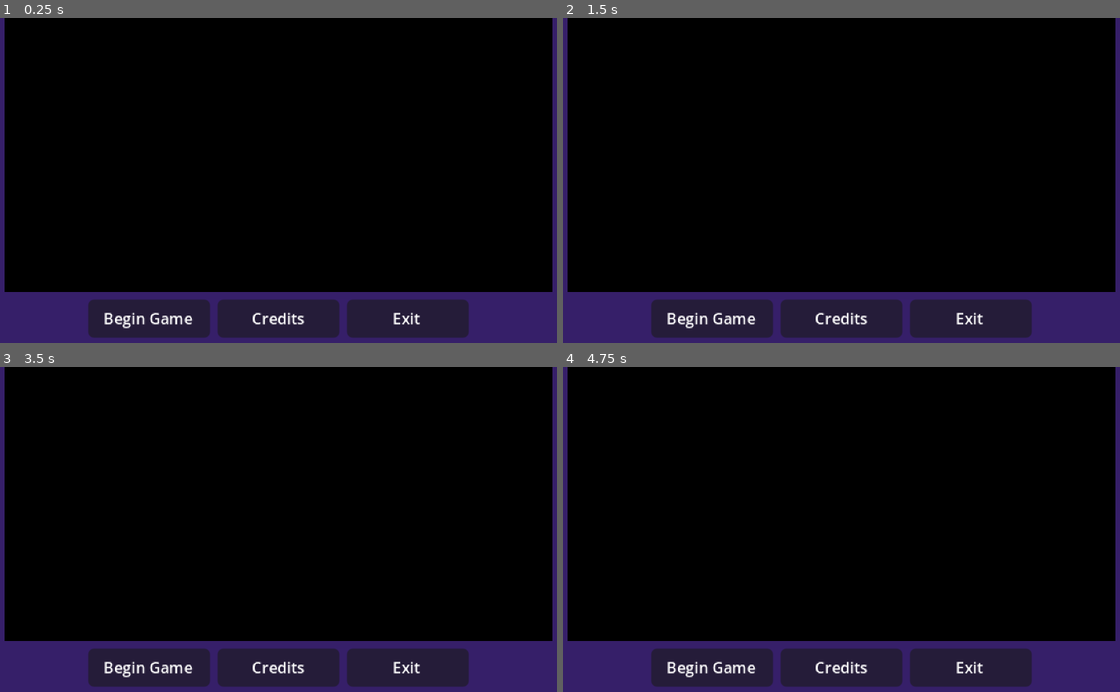
Above: before the commit, frames 1-4 (two rows, left to right).
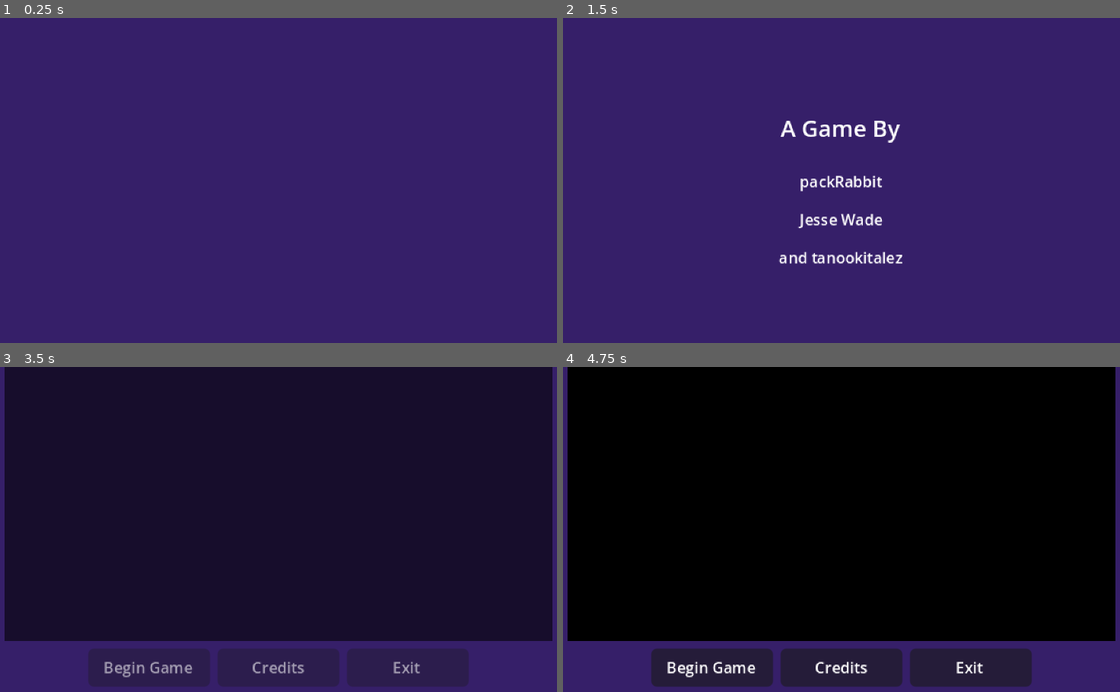
Above: after the commit, the same moments.

Repository: Zazorah/secret-santa-2025
Game: Godot game, scene res://Menus/Title Screen/Menu_TitleScreen.tscn
Same seed, same stepped clock (60 frames per second), same inputs: the game is played once before the commit and once after it. This scene is started directly instead of the project's main scene.
Inputs (mouse positions are in pixels of both pictures, inside the frame that each line leads up to):
- Up to frame 1 (0.25 s): no input
- Up to frame 2 (1.5 s): move the mouse to (975, 167) at 0.52 s; hold Space (advance_text) 0.53-1.28 s; hold D (move_right) from 0.53 s (still down); tap Enter at 1.25 s; move the mouse to (718, 203) at 1.27 s; tap Shift (beam) at 1.35 s
- Up to frame 3 (3.5 s): tap Space (advance_text) at 2 s; move the mouse to (339, 461) at 2.02 s; release D (move_right) at 2.03 s; hold A (move_left) 2.03-2.78 s; hold W (interact) 2.03-2.78 s; move the mouse to (250, 601) at 2.77 s; hold D (move_right) from 2.78 s (still down); tap Mouse wheel up (zoom_in) at 2.85 s
- Up to frame 4 (4.75 s): move the mouse to (1025, 584) at 3.52 s; hold Mouse wheel down (zoom_out) 3.53-4.28 s; tap Enter at 4.25 s; move the mouse to (657, 484) at 4.27 s; release D (move_right) at 4.28 s; hold A (move_left) from 4.28 s (still down); tap Space (advance_text) at 4.35 s

The runs differ from the first frame. In frame 1, 91% of the frame differs, in the area x 0-100%, y 0-99%; in frame 2, 91%; in frame 3, 83%; in frame 4, nothing differs.

Commit message:
Basic Entrance

Diff:
--- a/Menus/Title Screen/Menu_TitleScreen.tscn
+++ b/Menus/Title Screen/Menu_TitleScreen.tscn
@@ -181,7 +181,15 @@
 grow_vertical = 2
 script = ExtResource("1_lelv7")
 
-[node name="VBoxContainer" type="VBoxContainer" parent="."]
+[node name="Credits" type="Control" parent="."]
+layout_mode = 1
+anchors_preset = 15
+anchor_right = 1.0
+anchor_bottom = 1.0
+grow_horizontal = 2
+grow_vertical = 2
+
+[node name="VBoxContainer" type="VBoxContainer" parent="Credits"]
 layout_mode = 1
 anchors_preset = 13
 anchor_left = 0.5
@@ -189,22 +197,100 @@
 anchor_bottom = 1.0
 grow_horizontal = 2
 grow_vertical = 2
-
-[node name="Logo" type="Control" parent="VBoxContainer"]
+alignment = 1
+
+[node name="A Game By" type="Control" parent="Credits/VBoxContainer"]
+custom_minimum_size = Vector2(128, 32)
+layout_mode = 2
+
+[node name="RichTextLabel" type="RichTextLabel" parent="Credits/VBoxContainer/A Game By"]
+layout_mode = 1
+anchors_preset = 15
+anchor_right = 1.0
+anchor_bottom = 1.0
+grow_horizontal = 2
+grow_vertical = 2
+theme_override_font_sizes/normal_font_size = 12
+text = "A Game By"
+fit_content = true
+horizontal_alignment = 1
+vertical_alignment = 1
+
+[node name="packRabbit" type="Control" parent="Credits/VBoxContainer"]
+custom_minimum_size = Vector2(128, 16)
+layout_mode = 2
+
+[node name="RichTextLabel" type="RichTextLabel" parent="Credits/VBoxContainer/packRabbit"]
+layout_mode = 1
+anchors_preset = 15
+anchor_right = 1.0
+anchor_bottom = 1.0
+grow_horizontal = 2
+grow_vertical = 2
+theme_override_font_sizes/normal_font_size = 8
+text = "packRabbit"
+fit_content = true
+horizontal_alignment = 1
+vertical_alignment = 1
+
+[node name="Jesse Wade" type="Control" parent="Credits/VBoxContainer"]
+custom_minimum_size = Vector2(128, 16)
+layout_mode = 2
+
+[node name="RichTextLabel" type="RichTextLabel" parent="Credits/VBoxContainer/Jesse Wade"]
+layout_mode = 1
+anchors_preset = 15
+anchor_right = 1.0
+anchor_bottom = 1.0
+grow_horizontal = 2
+grow_vertical = 2
+theme_override_font_sizes/normal_font_size = 8
+text = "Jesse Wade"
+fit_content = true
+horizontal_alignment = 1
+vertical_alignment = 1
+
+[node name="tanookitalez" type="Control" parent="Credits/VBoxContainer"]
+custom_minimum_size = Vector2(128, 16)
+layout_mode = 2
+
+[node name="RichTextLabel" type="RichTextLabel" parent="Credits/VBoxContainer/tanookitalez"]
+layout_mode = 1
+anchors_preset = 15
+anchor_right = 1.0
+anchor_bottom = 1.0
+grow_horizontal = 2
+grow_vertical = 2
+theme_override_font_sizes/normal_font_size = 8
+text = "and tanookitalez"
+fit_content = true
+horizontal_alignment = 1
+vertical_alignment = 1
+
+[node name="Menu" type="VBoxContainer" parent="."]
+layout_mode = 1
+anchors_preset = 13
+anchor_left = 0.5
+anchor_right = 0.5
+anchor_bottom = 1.0
+grow_horizontal = 2
+grow_vertical = 2
+
+[node name="Logo" type="Control" parent="Menu"]
 custom_minimum_size = Vector2(0, 144)
 layout_mode = 2
 
-[node name="TextureRect" type="AnimatedSprite2D" parent="VBoxContainer/Logo"]
+[node name="TextureRect" type="AnimatedSprite2D" parent="Menu/Logo"]
 scale = Vector2(0.25, 0.25)
 sprite_frames = SubResource("SpriteFrames_inut7")
-frame_progress = 0.5984558
+frame_progress = 0.84319973
 offset = Vector2(0, 288)
 
-[node name="Options" type="Control" parent="VBoxContainer"]
+[node name="Options" type="Control" parent="Menu"]
 layout_mode = 2
 size_flags_horizontal = 4
 
-[node name="HBoxContainer" type="HBoxContainer" parent="VBoxContainer/Options"]
+[node name="HBoxContainer" type="HBoxContainer" parent="Menu/Options"]
 layout_mode = 1
 anchors_preset = 5
 anchor_left = 0.5
@@ -214,13 +300,13 @@
 grow_horizontal = 2
 alignment = 1
 
-[node name="Begin Option" type="Control" parent="VBoxContainer/Options/HBoxContainer"]
-custom_minimum_size = Vector2(64, 0)
+[node name="Begin Option" type="Control" parent="Menu/Options/HBoxContainer"]
+custom_minimum_size = Vector2(64, 20)
 layout_mode = 2
 size_flags_horizontal = 6
 size_flags_vertical = 0
 
-[node name="PanelContainer" type="PanelContainer" parent="VBoxContainer/Options/HBoxContainer/Begin Option"]
+[node name="PanelContainer" type="PanelContainer" parent="Menu/Options/HBoxContainer/Begin Option"]
 layout_mode = 1
 anchors_preset = 5
 anchor_left = 0.5
@@ -230,7 +316,7 @@
 offset_bottom = 20.0
 grow_horizontal = 2
 
-[node name="RichTextLabel" type="RichTextLabel" parent="VBoxContainer/Options/HBoxContainer/Begin Option/PanelContainer"]
+[node name="RichTextLabel" type="RichTextLabel" parent="Menu/Options/HBoxContainer/Begin Option/PanelContainer"]
 layout_mode = 2
 theme_override_font_sizes/normal_font_size = 8
 text = "Begin Game"
@@ -238,13 +324,13 @@
 horizontal_alignment = 1
 vertical_alignment = 1
 
-[node name="Credits Option" type="Control" parent="VBoxContainer/Options/HBoxContainer"]
-custom_minimum_size = Vector2(64, 0)
+[node name="Credits Option" type="Control" parent="Menu/Options/HBoxContainer"]
+custom_minimum_size = Vector2(64, 20)
 layout_mode = 2
 size_flags_horizontal = 6
 size_flags_vertical = 0
 
-[node name="PanelContainer" type="PanelContainer" parent="VBoxContainer/Options/HBoxContainer/Credits Option"]
+[node name="PanelContainer" type="PanelContainer" parent="Menu/Options/HBoxContainer/Credits Option"]
 layout_mode = 1
 anchors_preset = 5
 anchor_left = 0.5
@@ -254,7 +340,7 @@
 offset_bottom = 20.0
 grow_horizontal = 2
 
-[node name="RichTextLabel" type="RichTextLabel" parent="VBoxContainer/Options/HBoxContainer/Credits Option/PanelContainer"]
+[node name="RichTextLabel" type="RichTextLabel" parent="Menu/Options/HBoxContainer/Credits Option/PanelContainer"]
 layout_mode = 2
 theme_override_font_sizes/normal_font_size = 8
 text = "Credits"
@@ -262,13 +348,13 @@
 horizontal_alignment = 1
 vertical_alignment = 1
 
-[node name="Exit Option" type="Control" parent="VBoxContainer/Options/HBoxContainer"]
-custom_minimum_size = Vector2(64, 0)
+[node name="Exit Option" type="Control" parent="Menu/Options/HBoxContainer"]
+custom_minimum_size = Vector2(64, 20)
 layout_mode = 2
 size_flags_horizontal = 6
 size_flags_vertical = 0
 
-[node name="PanelContainer" type="PanelContainer" parent="VBoxContainer/Options/HBoxContainer/Exit Option"]
+[node name="PanelContainer" type="PanelContainer" parent="Menu/Options/HBoxContainer/Exit Option"]
 layout_mode = 1
 anchors_preset = 5
 anchor_left = 0.5
@@ -278,7 +364,7 @@
 offset_bottom = 20.0
 grow_horizontal = 2
 
-[node name="RichTextLabel" type="RichTextLabel" parent="VBoxContainer/Options/HBoxContainer/Exit Option/PanelContainer"]
+[node name="RichTextLabel" type="RichTextLabel" parent="Menu/Options/HBoxContainer/Exit Option/PanelContainer"]
 layout_mode = 2
 theme_override_font_sizes/normal_font_size = 8
 text = "Exit"
--- a/Menus/Title Screen/TitleScreenController.gd
+++ b/Menus/Title Screen/TitleScreenController.gd
@@ -1,3 +1,64 @@
 extends Control
 
 ## Controller class for the Title Screen UI.
+
+# Root references
+@onready var credits_root := $Credits
+@onready var menu_root := $Menu
+
+# Node references
+@onready var logo = $Menu/Logo
+
+func _ready() -> void:
+	# Hide both node-types
+	credits_root.modulate.a = 0.0
+	menu_root.modulate.a = 0.0
+
+	# Begin playing animation.
+	var logo_spr = logo.get_child(0) as AnimatedSprite2D
+	if logo_spr:
+		logo_spr.play("default")
+
+	# Do entrance animation
+	await get_tree().create_timer(0.25).timeout
+	await _do_credits_entrance()
+	await get_tree().create_timer(0.5).timeout
+	await _do_credits_exit()
+	await get_tree().create_timer(0.5).timeout
+	await _do_menu_entrance()
+
+func _do_credits_entrance() -> void:
+	var tween = get_tree().create_tween()
+	tween.set_ease(Tween.EASE_OUT)
+	tween.set_trans(Tween.TRANS_CUBIC)
+
+	tween.tween_property(credits_root, "modulate:a", 1.0, 1.0)
+
+	await tween.finished
+
+func _do_credits_exit() -> void:
+	var tween = get_tree().create_tween()
+	tween.set_ease(Tween.EASE_IN)
+	tween.set_trans(Tween.TRANS_CUBIC)
+
+	tween.tween_property(credits_root, "modulate:a", 0.0, 1.0)
+
+	await tween.finished
+
+func _do_menu_entrance() -> void:
+	var tween = get_tree().create_tween()
+	tween.set_ease(Tween.EASE_OUT)
+	tween.set_trans(Tween.TRANS_CUBIC)
+
+	tween.tween_property(menu_root, "modulate:a", 1.0, 1.0)
+
+	await tween.finished
+
+func _do_menu_exit() -> void:
+	var tween = get_tree().create_tween()
+	tween.set_ease(Tween.EASE_IN)
+	tween.set_trans(Tween.TRANS_CUBIC)
+
+	tween.tween_property(menu_root, "modulate:a", 0.0, 1.0)
+
+	await tween.finished
